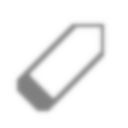
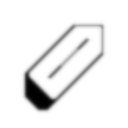
The second w=128, h=128 image is a revision of the first. Changes to its layers:
hid "Eingefügte Ebene #3" over [12, 19, 109, 116]
added layer "Eingefügte Ebene #5" above "Eingefügte Ebene #4" over [19, 19, 109, 116]
